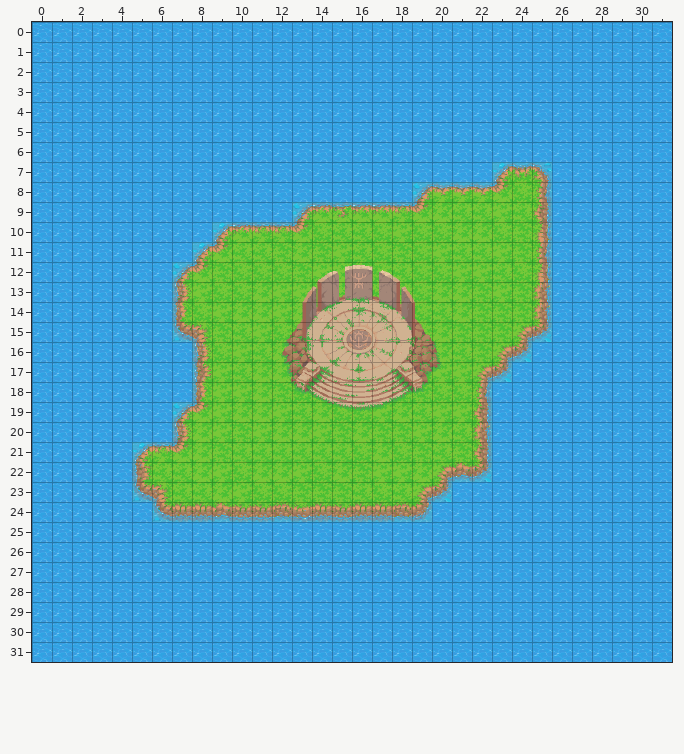
An edit to a level. Tiled map (JSON), public/maps/chunks/1_1.tmj. Above: the version before the commit.
Cells are 32x32 px. Shown: x 0..31, y 0..31.
Once edited:
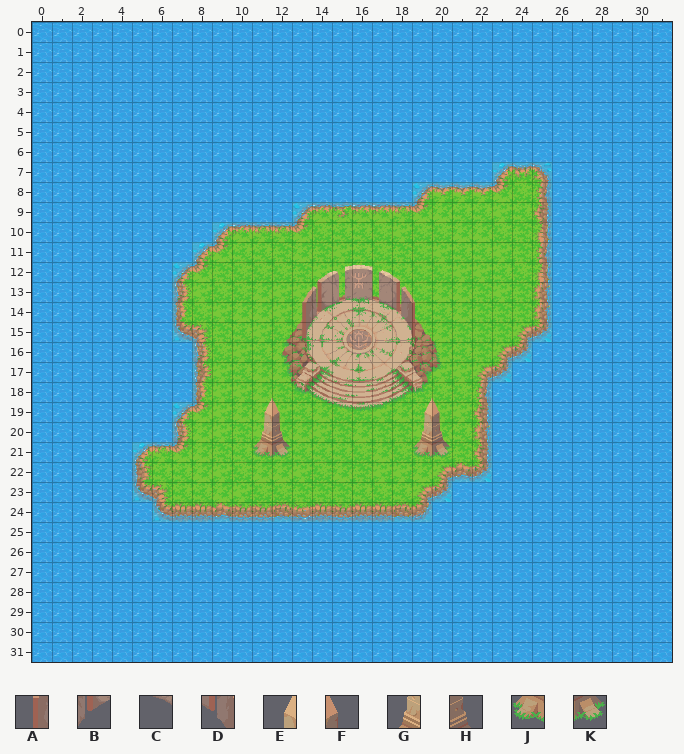
Key: from "Atlas-Props-sheet2": A 2270, B 2271, C 2274, D 2275, E 3075, F 3076, G 3119, H 3120, J 3163, K 3164.
_ is an empty cell.
From old to new:
{"where": "layer \"props_low\""}
{"y":21,"x":11,"old":"__","new":"JK"}
{"y":21,"x":19,"old":"__","new":"JK"}
{"where": "layer \"props_high\""}
{"y":14,"x":13,"old":"__","new":"AB"}
{"y":14,"x":17,"old":"__","new":"CD"}
{"y":19,"x":11,"old":"__","new":"EF"}
{"y":19,"x":19,"old":"__","new":"EF"}
{"y":20,"x":11,"old":"__","new":"GH"}
{"y":20,"x":19,"old":"__","new":"GH"}
{"label":"added","picture_box":[302,302,331,322]}
{"label":"added","picture_box":[380,302,407,322]}
{"label":"added","picture_box":[252,402,291,458]}
{"label":"added","picture_box":[412,402,451,458]}
